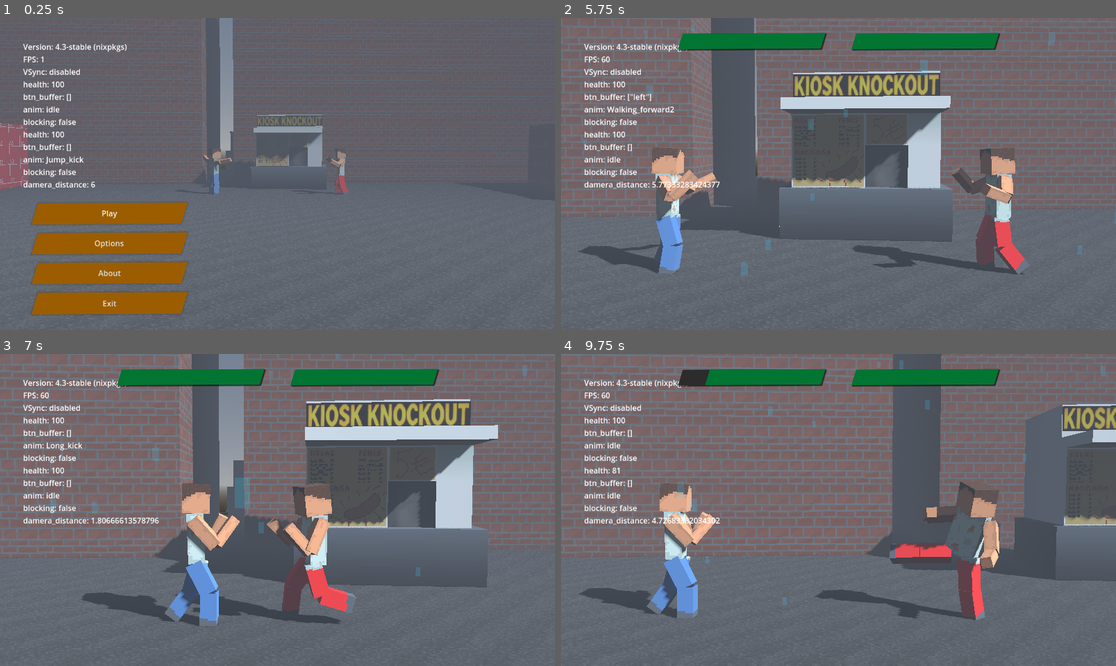
Above: before the commit, frames 1-4 (two rows, left to right).
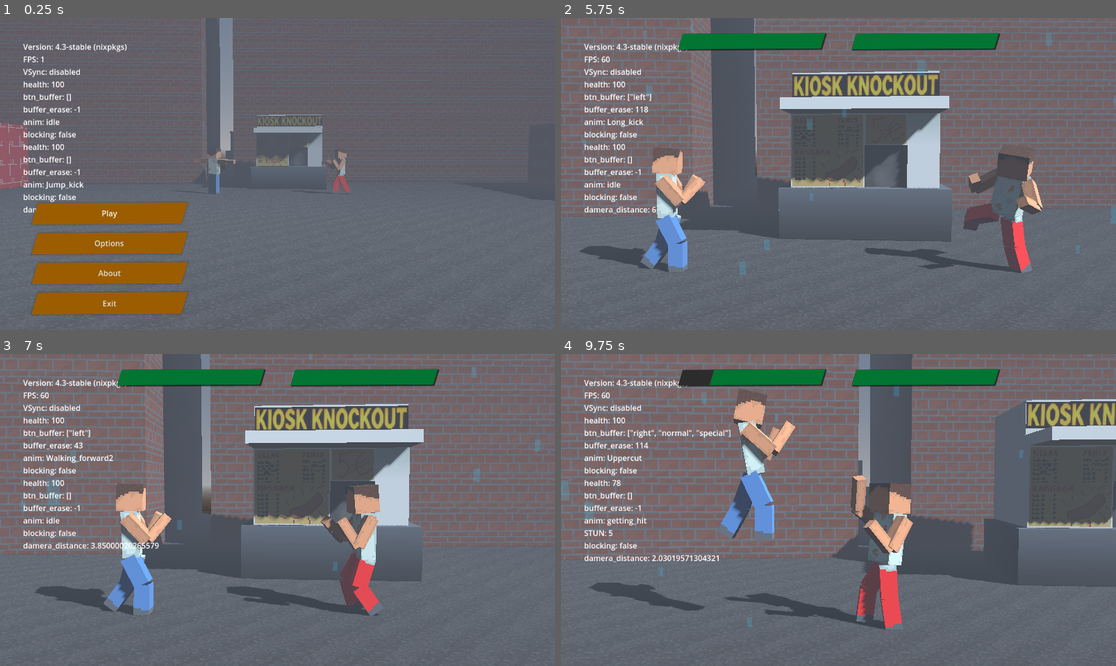
Above: after the commit, the same moments.

Repository: miklaskarjalainen/KioskKnockout
Game: Godot game, scene res://src/scenes/TitleScreen.tscn
The game is run twice, just before and just after one commit, with the same random seed, the same clock (stepped at 60 frames per second) and the same inputs.
Inputs (mouse positions are in pixels of both pictures, inside the frame that each line leads up to):
- Up to frame 1 (0.25 s): no input
- Up to frame 2 (5.75 s): click "Play" at 0.5 s; tap Enter at 1.25 s; move the mouse to (960, 158) at 1.27 s; hold Up (ui_up) 1.28-2 s; click (960, 158) at 1.42 s; click "Play" at 2 s; drag from (727, 189) to (810, 236) at 2.77 s; move the mouse to (894, 105) at 3.52 s; hold Up (ui_up) 3.53-4.25 s; drag from (810, 236) to (672, 127) at 4.27 s; move the mouse to (1005, 220) at 5.02 s; hold Down (ui_down) from 5.03 s (still down)
- Up to frame 3 (7 s): release Down (ui_down) at 5.75 s; drag from (111, 463) to (194, 432) at 5.77 s; move the mouse to (305, 510) at 6.52 s; hold Down (ui_down) from 6.53 s (still down); click (305, 510) at 6.67 s
- Up to frame 4 (9.75 s): release Down (ui_down) at 7.25 s; drag from (755, 432) to (727, 525) at 7.27 s; move the mouse to (960, 494) at 8.02 s; hold Up (ui_up) 8.03-8.75 s; drag from (727, 525) to (810, 572) at 8.77 s; move the mouse to (894, 441) at 9.52 s; hold Down (ui_down) from 9.53 s (still down)

The runs differ from the first frame. In frame 1, 1.3% of the frame differs, in the area x 4-64%, y 28-63%; in frame 2, 8.3%; in frame 3, 37%, in the area x 0-100%, y 0-88%; in frame 4, 34%.

Commit message:
Tryin to make things more responsive

Diff:
--- a/src/actors/ActionController.gd
+++ b/src/actors/ActionController.gd
@@ -1,7 +1,7 @@
 extends Node
 class_name ActionController
 
-const ACTION_ERASE_FRAMES: int = 12
+const ACTION_ERASE_FRAMES: int = 120
 
 ## Action name should be the same as the Animation name
 signal action_started(action_name: String, anim_spd: float)
@@ -44,9 +44,9 @@
 	action_started.connect(func(_ac: String, _spd: float): _performing_action = true)
 	action_ended.connect(func(): _performing_action = false)
 
-func _perform_action(action_path: String):
+func _perform_action(action_path: String) -> bool:
 	if action_path.is_empty():
-		return
+		return false
 
 	var atk: AttackHurtbox = load(action_path).instantiate()
 	action_started.emit(atk.play_anim, atk.anim_speed)
@@ -69,29 +69,29 @@
 			pos_lleg.add_child(atk)
 		_:
 			Console.error("Invalid hitbox location")
-
+	return true
 
 # Try to match action buffer to an action.
-func _submit_action():
+func _submit_action() -> bool:
 	if _button_buffer.size() == 0:
-		return
+		return false
+	if is_performing_action():
+		return false
+	if player.Health.is_dead():
+		return false
+	if not block.can_move():
+		return false
 
-	var buf = _button_buffer.duplicate()
-	_button_buffer.clear()
-
-	if player.Health.is_dead():
-		return
-	if not block.can_move():
-		return
+	var buf = _button_buffer
 
 	# TODO: dashes
 	if buf.size() >= 2:
 		if buf[0] == "left" and buf[1] == "left":
 			Console.warning("Dashes not implemented")
-			return
+			return false
 		elif buf[0] == "right" and buf[1] == "right":
 			Console.warning("Dashes not implemented")
-			return
+			return false
 
 	var normal = "res://src/actors/Attacks/BasicPunch.tscn"
 	var special = "res://src/actors/Attacks/KarateKick.tscn"
@@ -109,11 +109,11 @@
 
 	match buf[0]:
 		"normal":
-			_perform_action(normal)
+			return _perform_action(normal)
 		"special":
-			_perform_action(special)
+			return _perform_action(special)
 		_:
-			pass
+			return false
 
 # Adds a action to buffer
 func _push_action(str: String):
@@ -125,28 +125,30 @@
 
 func _physics_process(delta: float) -> void:
 	Debug.add_line("btn_buffer", _button_buffer)
+	Debug.add_line("buffer_erase", _button_erase)
 	_handle_action_inputs()
 
 func _handle_action_inputs() -> void:
-	if not _performing_action:
+	if Input.is_action_just_pressed(player.InputLeft):
+		_push_action("left")
+	if Input.is_action_just_pressed(player.InputRight):
+		_push_action("right")
+	if Input.is_action_just_pressed(player.InputUp):
+		_push_action("up")
+	if Input.is_action_just_pressed(player.InputDown):
+		_push_action("down")
+	if Input.is_action_just_pressed(player.InputNormal):
+		_push_action("normal")
+	if Input.is_action_just_pressed(player.InputSpecial):
+		_push_action("special")
 
-		# TODO: Use opponent relative directions instead of "left" or "right".
-		if Input.is_action_just_pressed(player.InputLeft):
-			_push_action("left")
-		if Input.is_action_just_pressed(player.InputRight):
-			_push_action("right")
-		if Input.is_action_just_pressed(player.InputUp):
-			_push_action("up")
-		if Input.is_action_just_pressed(player.InputDown):
-			_push_action("down")
-		if Input.is_action_just_pressed(player.InputNormal):
-			_push_action("normal")
-			_submit_action()
-		if Input.is_action_just_pressed(player.InputSpecial):
-			_push_action("special")
-			_submit_action()
+	if _button_buffer.size() > 0:
+		if _button_buffer.front() == "special" or _button_buffer.front() == "normal":
+			if _submit_action():
+				_button_buffer.clear()
+				_button_erase = -1
 
 	if _button_erase >= 0:
 		_button_erase -= 1
 		if _button_erase == -1:
-			_submit_action()
+			_button_buffer.clear()
--- a/src/actors/AnimationHandler.gd
+++ b/src/actors/AnimationHandler.gd
@@ -4,7 +4,7 @@
 ## automatically.
 class_name AnimationController
 
-const ANIM_BLEND: float = 0.25
+const ANIM_BLEND: float = 0.1
 
 @export var anim: AnimationPlayer = null
 @export var actions: ActionController = null
--- a/src/actors/Attacks/BasicPunch.tscn
+++ b/src/actors/Attacks/BasicPunch.tscn
@@ -10,13 +10,13 @@
 collision_mask = 2
 script = ExtResource("1_ms50o")
 stop_on_hit = 0.04
-startup = 5
-active = 12
-recovery = 7
-hitstun = 13
-anim_speed = 1.3
-min_dmg = 4
-max_dmg = 6
+startup = 4
+active = 8
+recovery = 12
+hitstun = 8
+anim_speed = 1.4
+min_dmg = 3
+max_dmg = 5
 knockback_amount = Vector2(4, 0)
 knockback_duration = 6
 play_sfx = "res://assets/sounds/sfx/whiff1.ogg"
--- a/src/actors/PlayerController.gd
+++ b/src/actors/PlayerController.gd
@@ -6,13 +6,13 @@
 const GRAVITY := 52.0
 # 0 = no buffering allowed, 1 = 1 frame, etc... (Physics frames)
 const JUMP_BUFFER_FRAMES := 4
-const BACK_PEDAL_MULTIPLIER := 0.8
+const BACK_PEDAL_MULTIPLIER := 0.92
 
 @export var player: Player = null
 @export var actions: ActionController = null
 @export var block: BlockController = null
 
-@export var MoveSpeed: float = 3.4
+@export var MoveSpeed: float = 4.3
 @export var JumpVelocity: float = 13.2
 @export var JumpHoldStr: float = 18.5
 
Not shown, changed: assets/characters/generic.gltf
Not shown, changed: assets/characters/generic.bbmodel
